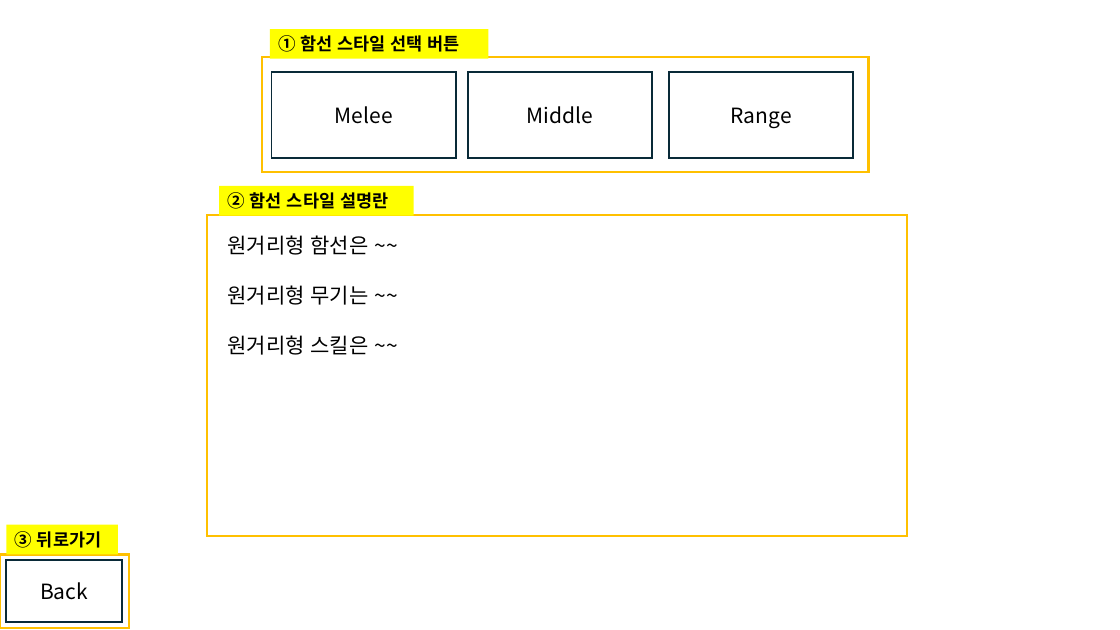
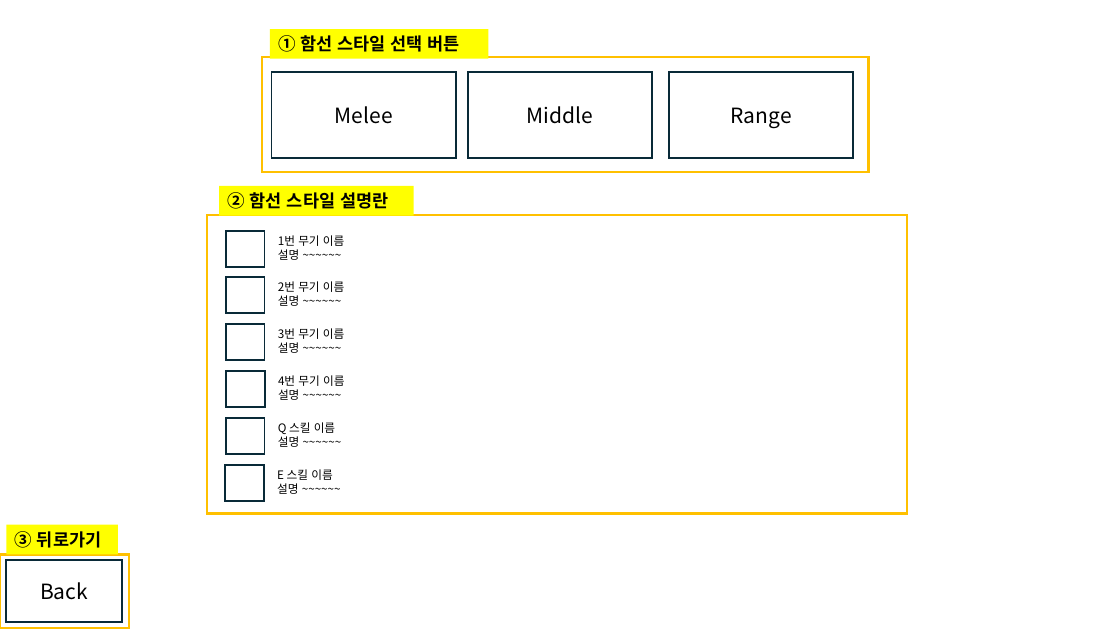
Before and after one commit to Liberty11346/UDP, a slide deck: slide 2 of 기획문서/UDP_UI.pptx. Drawn at 1120x630 pixels with LibreOffice and Linux fonts; fonts in the diff are those of the drawing. Boxes give left, top, right and bottom in pixels: in the first picture for what was removed or moved away, otherwise in the second. Text is boxed around its words. In the diff, an @@ line names an element or a change of style, - is before the commit and + after.

Commit message:
기획문서
- 원거리 함선
- UI

```diff
--- a/기획문서/UDP_UI.pptx
+++ b/기획문서/UDP_UI.pptx
@@ rectangle: place and size @@
-rectangle at [208,215,907,537]
+rectangle at [208,215,907,514]
@@ rectangle added at [226,231,265,267], fill #FFFFFF, outline #092A39 1.5 pt @@
@@ text removed at [227,235,369,355] @@
-원거리형 함선은 ~~
-원거리형 무기는 ~~
-원거리형 스킬은 ~~
@@ text added at [278,235,344,260], 10 pt, text #000000 @@
+1번 무기 이름
+설명 ~~~~~~
@@ rectangle added at [226,277,265,313], fill #FFFFFF, outline #092A39 1.5 pt @@
@@ text added at [278,281,344,306], 10 pt, text #000000 @@
+2번 무기 이름
+설명 ~~~~~~
@@ rectangle added at [226,324,265,360], fill #FFFFFF, outline #092A39 1.5 pt @@
@@ text added at [278,328,344,353], 10 pt, text #000000 @@
+3번 무기 이름
+설명 ~~~~~~
@@ rectangle added at [226,371,265,408], fill #FFFFFF, outline #092A39 1.5 pt @@
@@ text added at [278,375,344,400], 10 pt, text #000000 @@
+4번 무기 이름
+설명 ~~~~~~
@@ rectangle added at [226,418,265,455], fill #FFFFFF, outline #092A39 1.5 pt @@
@@ text added at [278,422,335,447], 10 pt, text #000000 @@
+Q 스킬 이름
+설명 ~~~~~~
@@ rectangle added at [225,465,264,501], fill #FFFFFF, outline #092A39 1.5 pt @@
@@ text added at [277,469,332,494], 10 pt, text #000000 @@
+E 스킬 이름
+설명 ~~~~~~
```
Also in this commit, not shown: 1 other slide changed, 4 other files.
